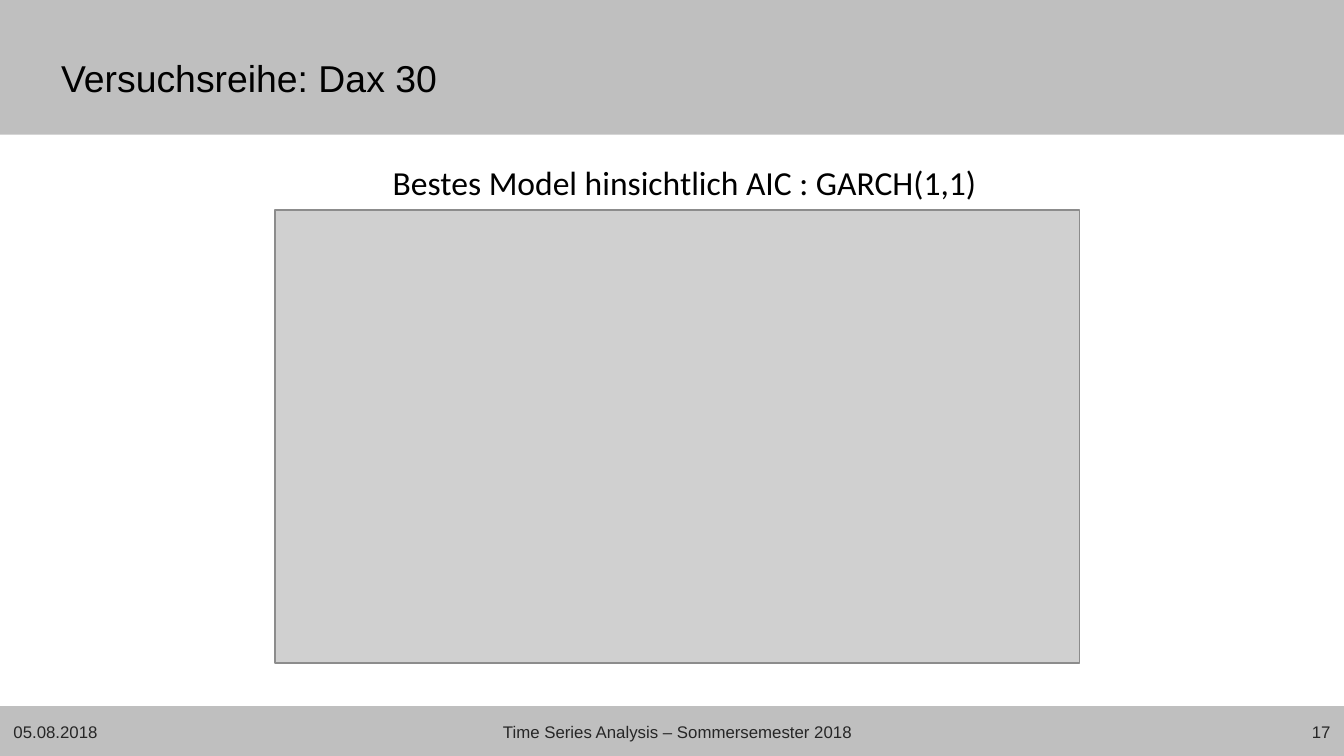
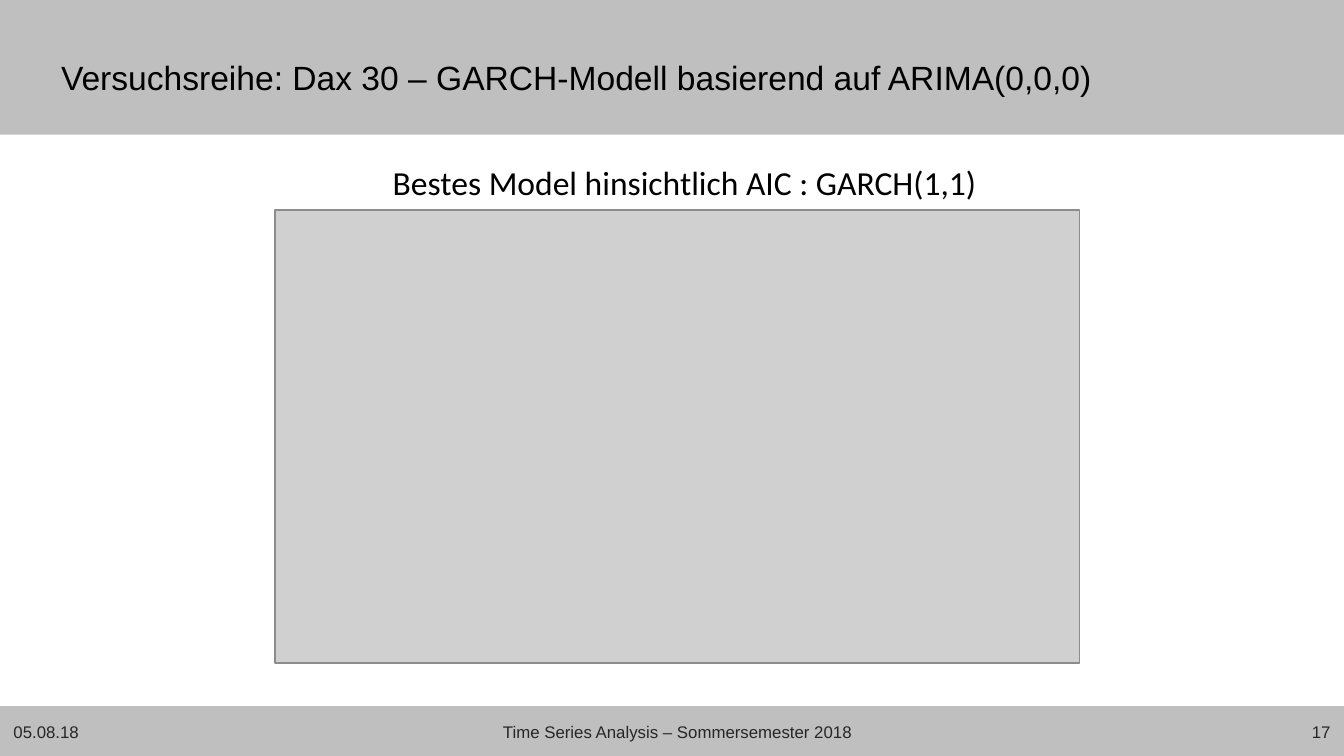
Before and after one commit to Janis90/time-series-anaysis, a slide deck: slide 17 of presentation/tsa_presentation_final.pptx. Drawn at 1344x756 pixels with LibreOffice and Linux fonts; fonts in the diff are those of the drawing; grey boxes stand for pictures; background and template pictures are left out. Boxes give left, top, right and bottom in pixels: in the first picture for what was removed or moved away, otherwise in the second. Text is boxed around its words. In the diff, an @@ line names an element or a change of style, - is before the commit and + after.

```diff
--- a/presentation/tsa_presentation_final.pptx
+++ b/presentation/tsa_presentation_final.pptx
@@ title at [61, 65, 1091, 96]: text changed; size 20 to 18 pt @@
-Versuchsreihe: Dax 30
+Versuchsreihe: Dax 30 – GARCH-Modell basierend auf ARIMA(0,0,0)
@@ text at [13, 726, 78, 738]: text changed @@
-05.08.2018
+05.08.18
```
Also in this commit, not shown: 21 other slides changed, 1 slide removed, 1 other file.
